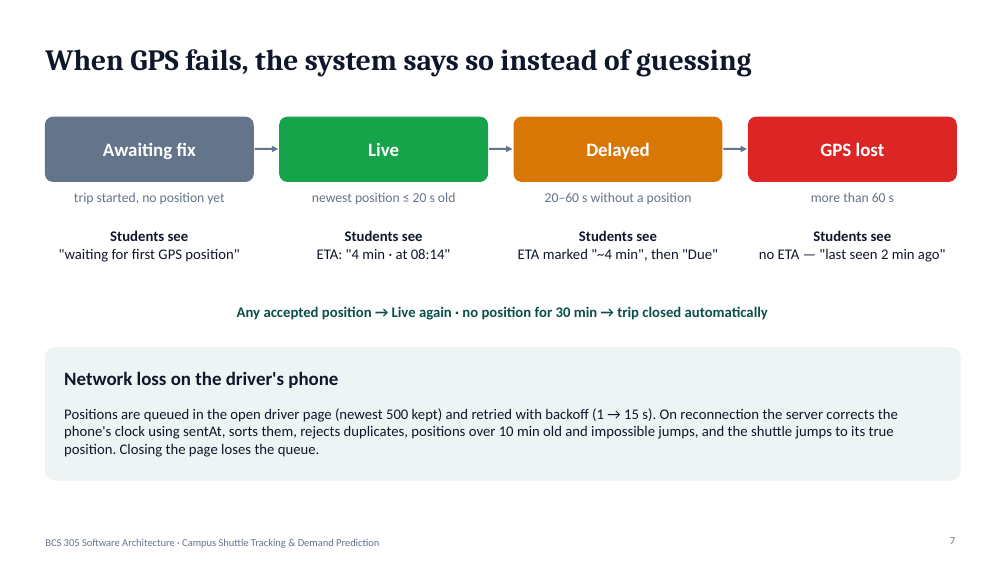
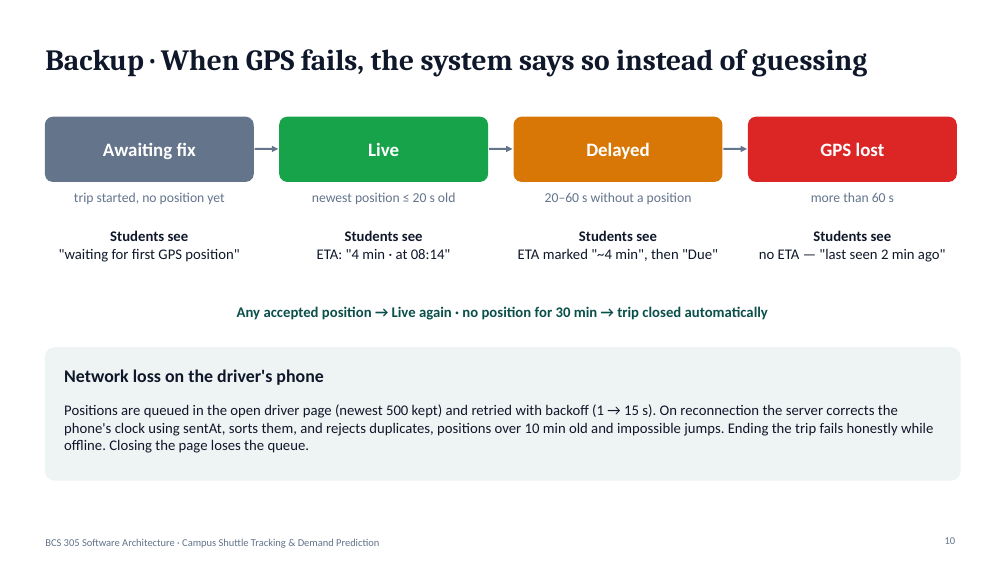
Before and after one commit to abdullahshammari796-ctrl/CampusShuttle, a slide deck: slide 10 of docs/presentation/campus-shuttle-presentation.pptx (slide 7 before the commit). Drawn at 1008x567 pixels with LibreOffice and Linux fonts; fonts in the diff are those of the drawing. Boxes give left, top, right and bottom in pixels: in the first picture for what was removed or moved away, otherwise in the second. Text is boxed around its words. In the diff, an @@ line names an element or a change of style, - is before the commit and + after.

```diff
--- a/docs/presentation/campus-shuttle-presentation.pptx
+++ b/docs/presentation/campus-shuttle-presentation.pptx
@@ title at box(45, 49, 868, 76): text changed @@
-When GPS fails, the system says so instead of guessing
+Backup · When GPS fails, the system says so instead of guessing
@@ text "Network loss on the driver's ..." at box(64, 369, 323, 385): size 18 to 17 pt @@
@@ text at box(64, 404, 933, 453): text changed @@
-Positions are queued in the open driver page (newest 500 kept) and retried with backoff (1 → 15 s). On reconnection the server corrects the phone's clock using sentAt, sorts them, rejects duplicates, positions over 10 min old and impossible jumps, and the shuttle jumps to its true position. Closing the page loses the queue.
+Positions are queued in the open driver page (newest 500 kept) and retried with backoff (1 → 15 s). On reconnection the server corrects the phone's clock using sentAt, sorts them, and rejects duplicates, positions over 10 min old and impossible jumps. Ending the trip fails honestly while offline. Closing the page loses the queue.
@@ page number at box(945, 537, 956, 544): text changed @@
-7
+10
```
Also in this commit, not shown: 5 other slides changed, 6 slides added, 8 slides removed, 48 other files.
